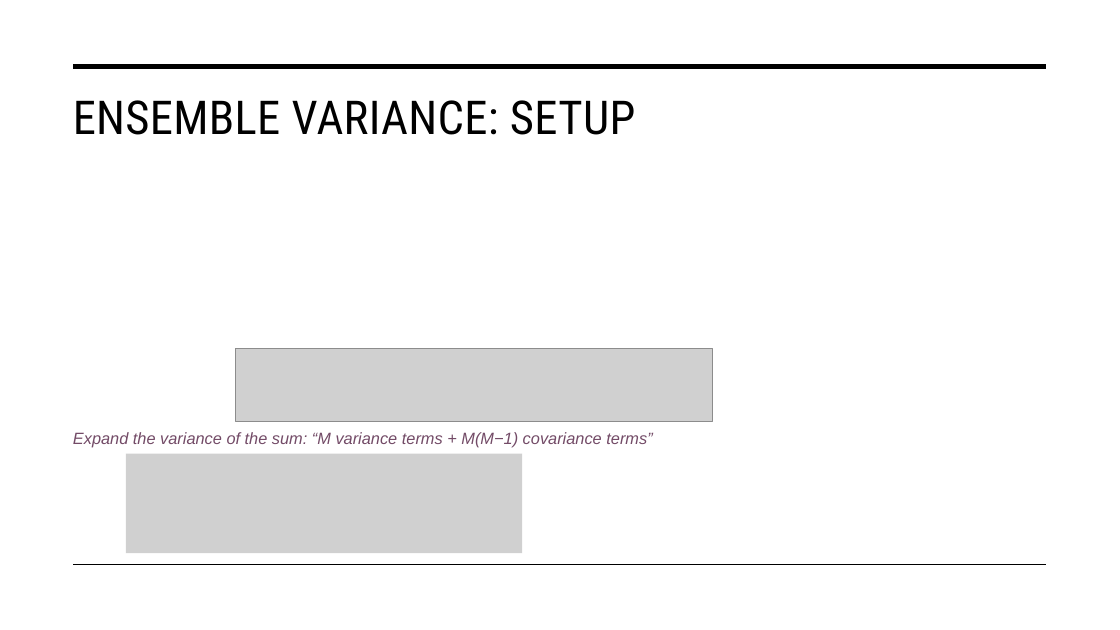
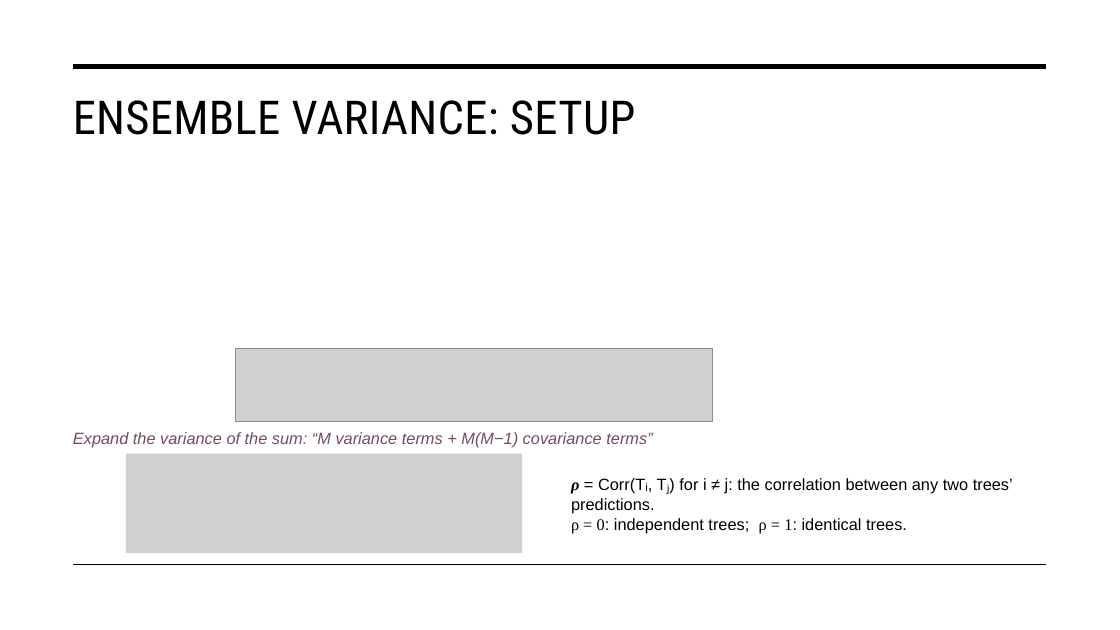
Before and after one commit to STAT-486-Fall-2026/course-content, a slide deck: slide 6 of slides/14-random-forest.pptx (slide 7 before the commit). Drawn at 1120x630 pixels with LibreOffice and Linux fonts; fonts in the diff are those of the drawing; grey boxes stand for pictures. Boxes give left, top, right and bottom in pixels: in the first picture for what was removed or moved away, otherwise in the second. Text is boxed around its words. In the diff, an @@ line names an element or a change of style, - is before the commit and + after.

```diff
--- a/slides/14-random-forest.pptx
+++ b/slides/14-random-forest.pptx
@@ text added at bbox=[571, 478, 1013, 534], 14 pt, text #000000 @@
+ρ = Corr(Tᵢ, Tⱼ) for i ≠ j: the correlation between any two trees’ predictions.
+ρ = 0: independent trees; ρ = 1: identical trees.
```
Also in this commit, not shown: 1 other slide changed, 1 slide removed, 1 other file.
